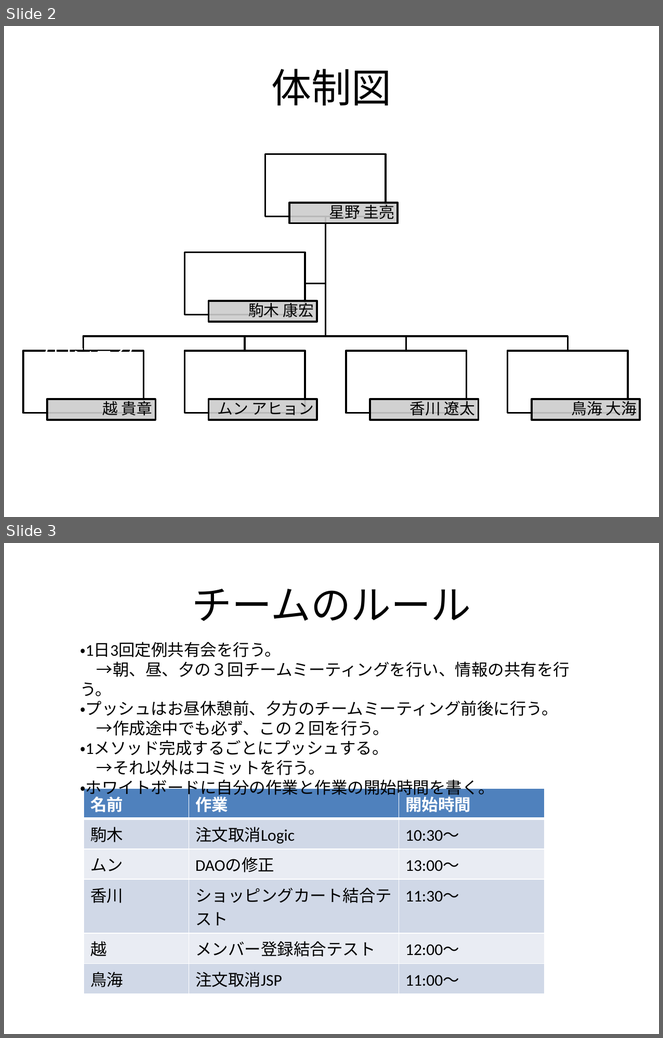
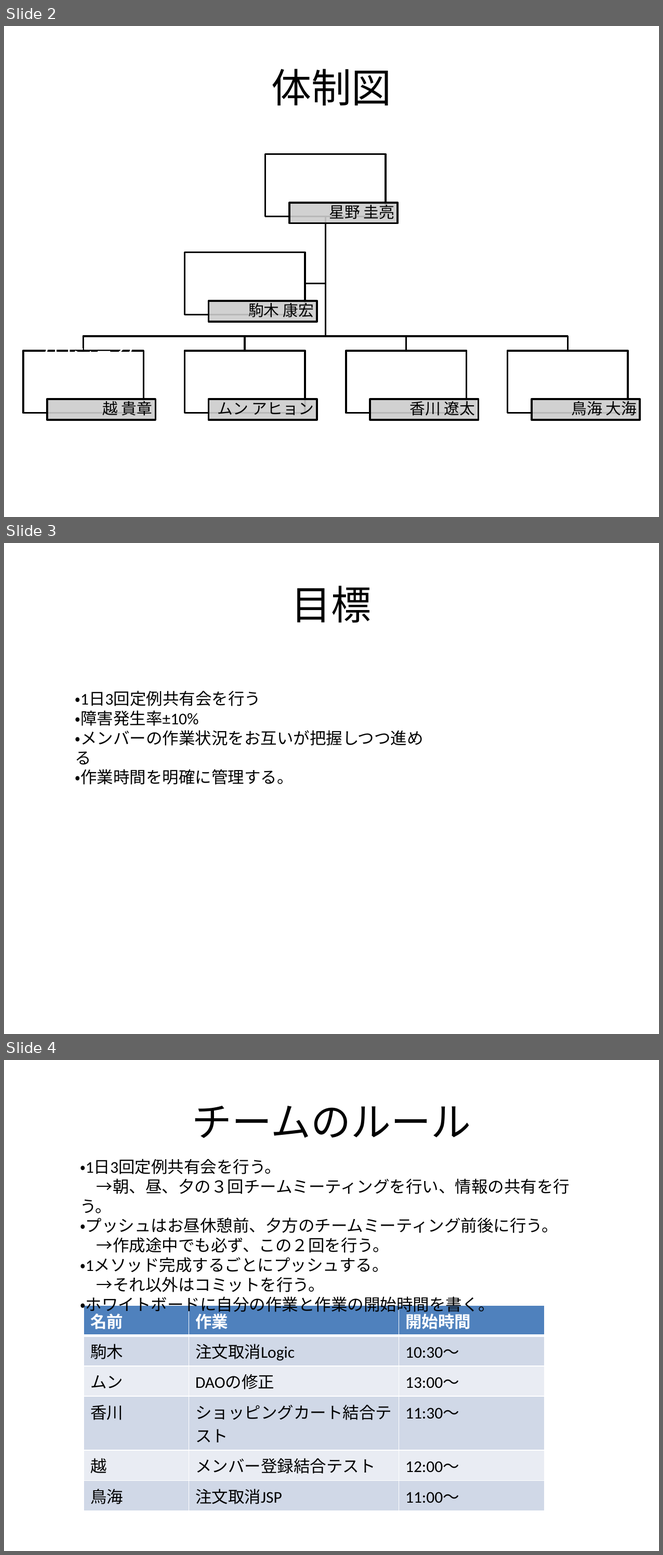
Before and after one commit to ChakaFlame/5_FGO, a slide deck: doc/unfinished/Presentation/5_発表資料.pptx. Shown one above the other, each under a label of ours: slides 2 and 3 before the commit, slides 2, 3 and 4 after it. The pictures are 663x1038 and 663x1555 pixels, drawn with LibreOffice and Linux fonts; fonts in the diff are those of the drawing. Boxes give left, top, right and bottom in pixels: in the first picture for what was removed or moved away, otherwise in the second. Text is boxed around its words. In the diff, an @@ line names an element or a change of style, - is before the commit and + after.

Commit message:
目標

```diff
--- a/doc/unfinished/Presentation/5_発表資料.pptx
+++ b/doc/unfinished/Presentation/5_発表資料.pptx
@@ slide 3 added at (4,543,659,1034), background #FFFFFF @@
@@ title added at (292,586,372,623), 44 pt, text #000000 @@
+目標
@@ text added at (75,691,423,785), 18 pt, text #000000 @@
+・1日3回定例共有会を行う
+・障害発生率±10%
+・メンバーの作業状況をお互いが把握しつつ進める
+・作業時間を明確に管理する。
@@ what was slide 3 is now slide 4 @@
```
